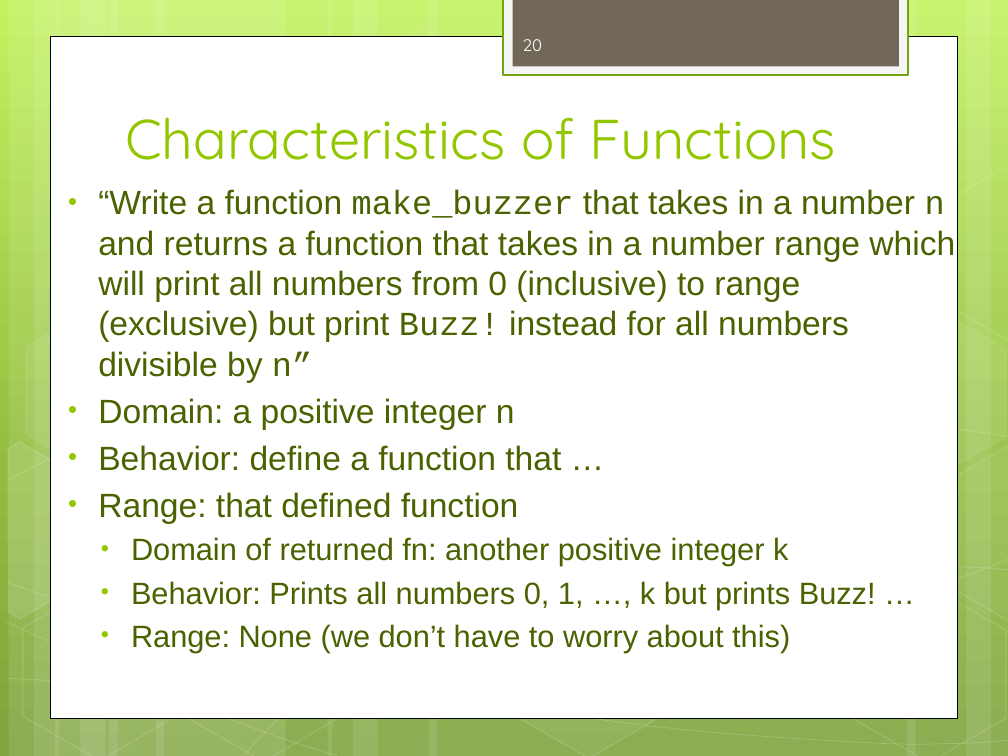
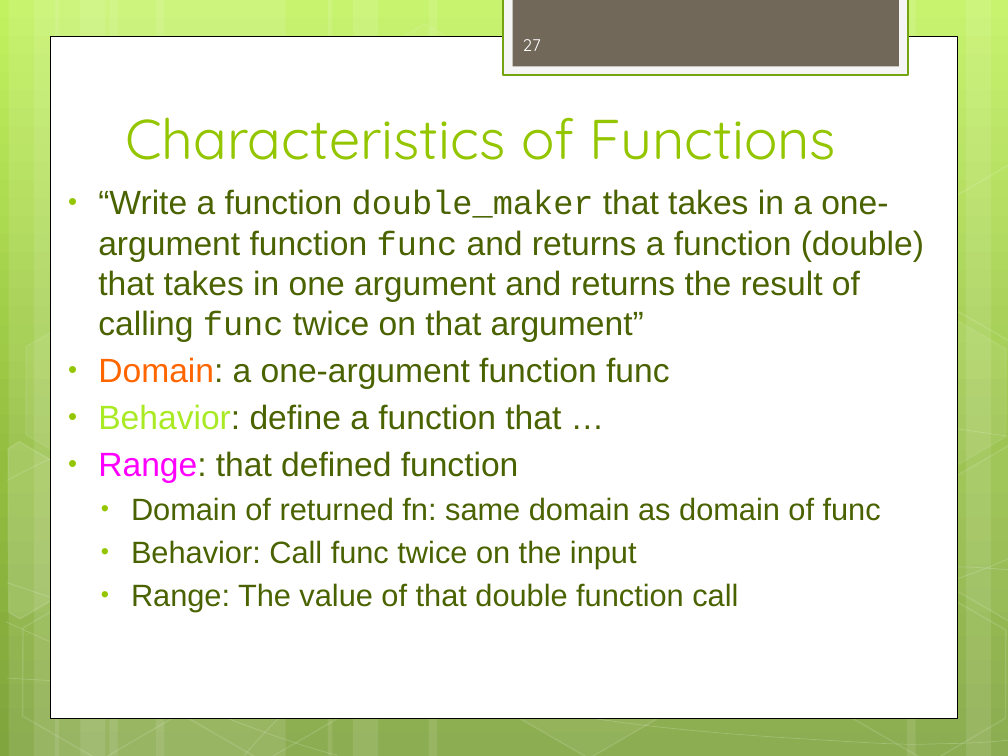
Before and after one commit to dicksontsai/dicksontsai.github.io, a slide deck: slide 27 of cs61a/discussion/disc2.pptx (slide 20 before the commit). Drawn at 1008x756 pixels with LibreOffice and Linux fonts; fonts in the diff are those of the drawing. Boxes give left, top, right and bottom in pixels: in the first picture for what was removed or moved away, otherwise in the second. Text is boxed around its words. In the diff, an @@ line names an element or a change of style, - is before the commit and + after.

```diff
--- a/cs61a/discussion/disc2.pptx
+++ b/cs61a/discussion/disc2.pptx
@@ page number at [523,39,541,51]: text changed @@
-20
+27
@@ text at [98,189,924,389]: text changed @@
-• “Write a function make_buzzer that takes in a number n and returns a function that takes in a number range which will print all numbers from 0 (inclusive) to range (exclusive) but print Buzz! instead for all numbers divisible by n”
-• Domain: a positive integer n
+• “Write a function double_maker that takes in a one-argument function func and returns a function (double) that takes in one argument and returns the result of calling func twice on that argument”
+• Domain: a one-argument function func
@@ text at [98,404,561,483]: text colour #4A6300 to #AAEA25 in "Behavior:"; text colour #4A6300 to #FF00FF in "Range:" @@
@@ text at [131,497,881,612]: text changed @@
-  • Domain of returned fn: another positive integer k
-  • Behavior: Prints all numbers 0, 1, …, k but prints Buzz! …
-  • Range: None (we don’t have to worry about this)
+  • Domain of returned fn: same domain as domain of func
+  • Behavior: Call func twice on the input
+  • Range: The value of that double function call
```
Also in this commit, not shown: 3 other slides changed, 13 slides added, 1 slide removed, 2 other files.
